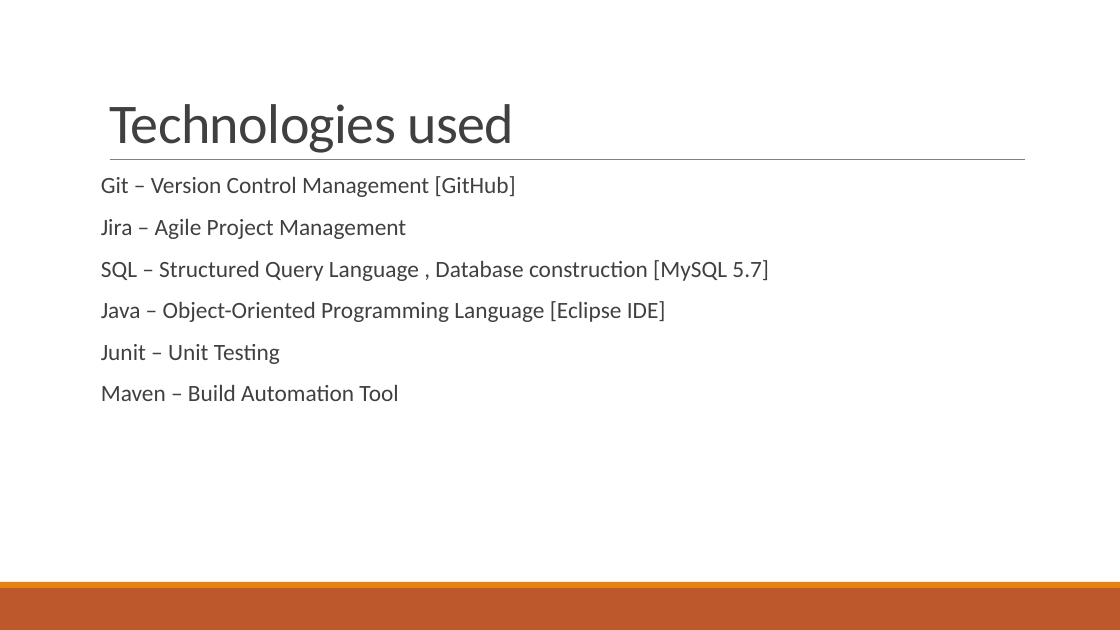
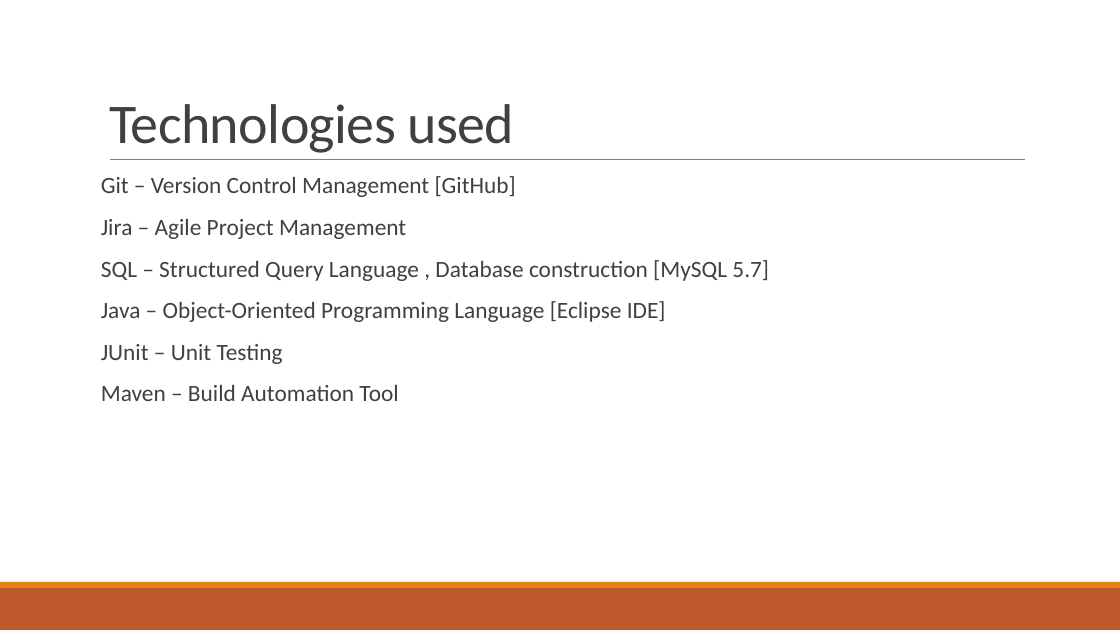
Before and after one commit to Tay-Dz/IMS-Starter, a slide deck: slide 3 of IMS Documentation/IMS presentation.pptx. Drawn at 1120x630 pixels with LibreOffice and Linux fonts; fonts in the diff are those of the drawing. Boxes give left, top, right and bottom in pixels: in the first picture for what was removed or moved away, otherwise in the second. Text is boxed around its words. In the diff, an @@ line names an element or a change of style, - is before the commit and + after.

```diff
--- a/IMS Documentation/IMS presentation.pptx
+++ b/IMS Documentation/IMS presentation.pptx
@@ text at [101, 344, 283, 364]: text changed @@
-Junit – Unit Testing
+JUnit – Unit Testing
```
Also in this commit, not shown: 3 other slides changed.
